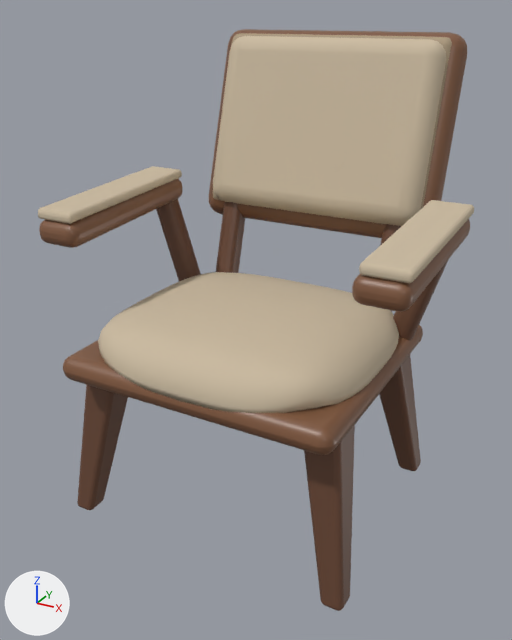
The Blender file assets/models/furniture/fixed-desk-chair.blend, before and after one commit.
One viewpoint serves both versions: a camera (50 mm lens) standing at (0.757, -1.419, 1.182) and looking at (-0.016, -0.012, 0.478). Arrows for +X, +Y and +Z are at lower left; the lights stay in place. The picture after the commit comes second.

Objects in the first picture: 'Back cushion', 'Left arm padding', 'Left arm support', 'Left front leg', 'Left walnut arm rail', 'Right arm padding', 'Right front leg', 'Right rear leg', 'Right walnut arm rail', 'Seat cushion', 'Walnut back shell', 'Walnut seat pan' and 5 more.
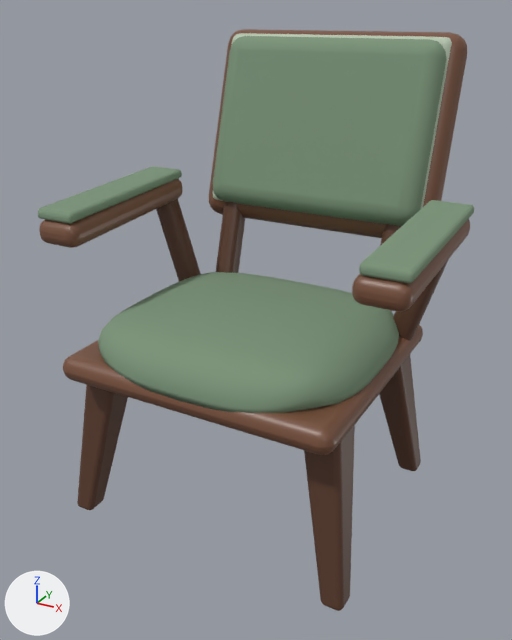
Edits to the bpy script that builds the scene:
```text
Change mat_oatmeal_upholstery:
    mat_oatmeal_upholstery.base_color: (0.597, 0.497, 0.356) -> (0.198, 0.296, 0.191)  # beige #cbbba1 -> greyish green #7b9479
```

Boxes [x1, y1, x2, y2] around the edits, measured in the pictures (512 x 640 px):
'Back cushion', recoloured (beige to greyish green)
    both: [213, 36, 446, 226]
'Seat cushion', recoloured (beige to greyish green)
    both: [98, 272, 399, 413]
'Right arm padding', recoloured (beige to greyish green)
    both: [359, 200, 474, 283]
'Left arm padding', recoloured (beige to greyish green)
    both: [38, 166, 182, 224]
